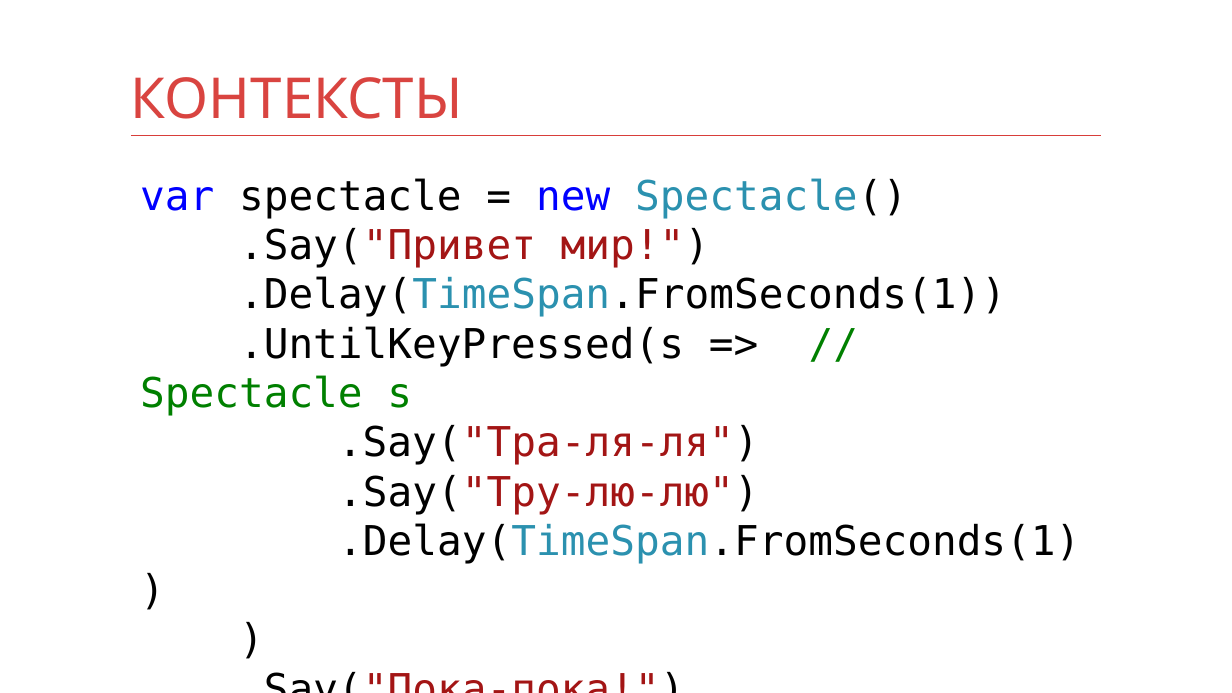
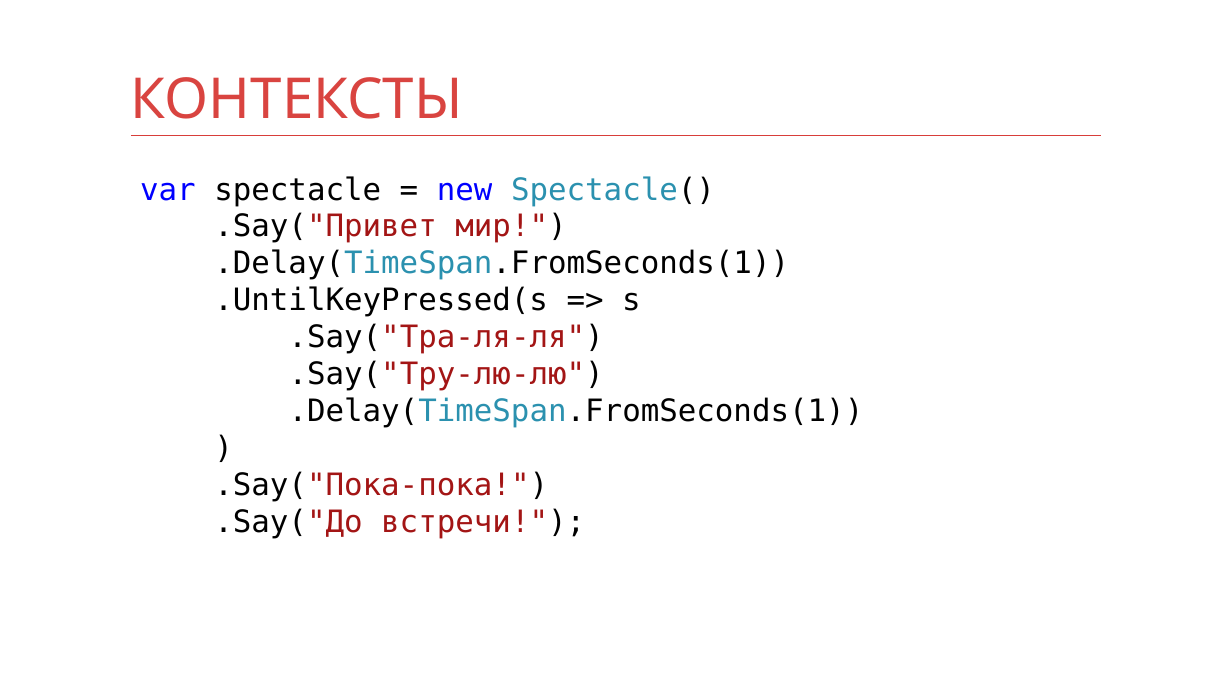
Before and after one commit to kontur-courses/fluent-api, a slide deck: slide 13 of fluent-api.pptx (slide 25 before the commit). Drawn at 1232x693 pixels with LibreOffice and Linux fonts; fonts in the diff are those of the drawing. Boxes give left, top, right and bottom in pixels: in the first picture for what was removed or moved away, otherwise in the second. Text is boxed around its words. In the diff, an @@ line names an element or a change of style, - is before the commit and + after.

```diff
--- a/fluent-api.pptx
+++ b/fluent-api.pptx
@@ text at (x1=140, y1=176, x2=864, y2=539): text changed; size 32 to 24 pt @@
-var spectacle = new Spectacle()
-.Say("Привет мир!")
-.Delay(TimeSpan.FromSeconds(1))
-.UntilKeyPressed(s => // Spectacle s
-.Say("Тра-ля-ля")
-.Say("Тру-лю-лю")
-.Delay(TimeSpan.FromSeconds(1))
-)
-.Say("Пока-пока!")
-.Say("До встречи!");
+var spectacle = new Spectacle()
+.Say("Привет мир!")
+.Delay(TimeSpan.FromSeconds(1))
+.UntilKeyPressed(s => s
+.Say("Тра-ля-ля")
+.Say("Тру-лю-лю")
+.Delay(TimeSpan.FromSeconds(1))
+)
+.Say("Пока-пока!")
+.Say("До встречи!");
```
Also in this commit, not shown: 8 other slides changed, 5 slides added, 18 slides removed, 1 other file.
